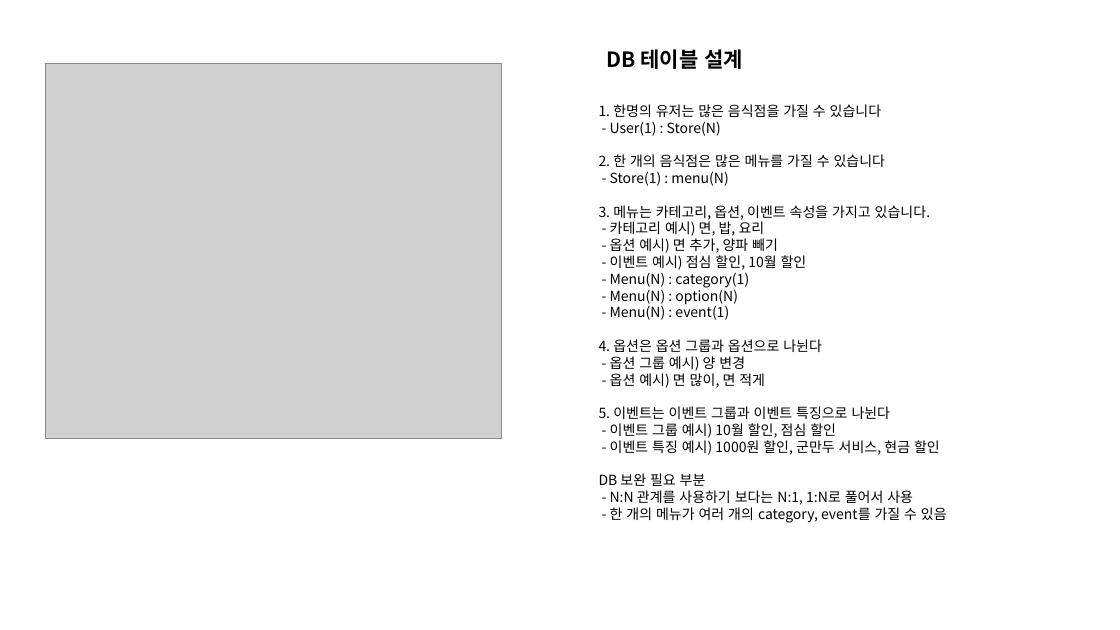
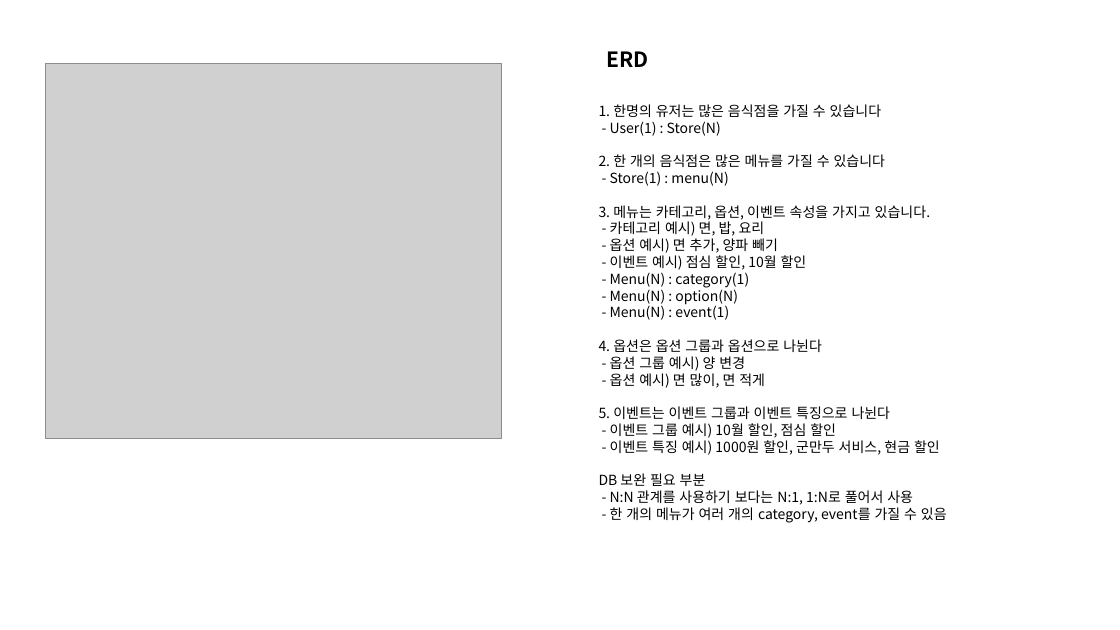
Before and after one commit to ohjinhokor/PortFolio, a slide deck: slide 4 of 오진호 포토폴리오.pptx. Drawn at 1120x630 pixels with LibreOffice and Linux fonts; fonts in the diff are those of the drawing; grey boxes stand for pictures; background and template pictures are left out. Boxes give left, top, right and bottom in pixels: in the first picture for what was removed or moved away, otherwise in the second. Text is boxed around its words. In the diff, an @@ line names an element or a change of style, - is before the commit and + after.

```diff
--- a/오진호 포토폴리오.pptx
+++ b/오진호 포토폴리오.pptx
@@ text at bbox=[607, 51, 649, 67]: text changed @@
-DB 테이블 설계
+ERD
```
Also in this commit, not shown: 2 other slides changed, 1 other file.
